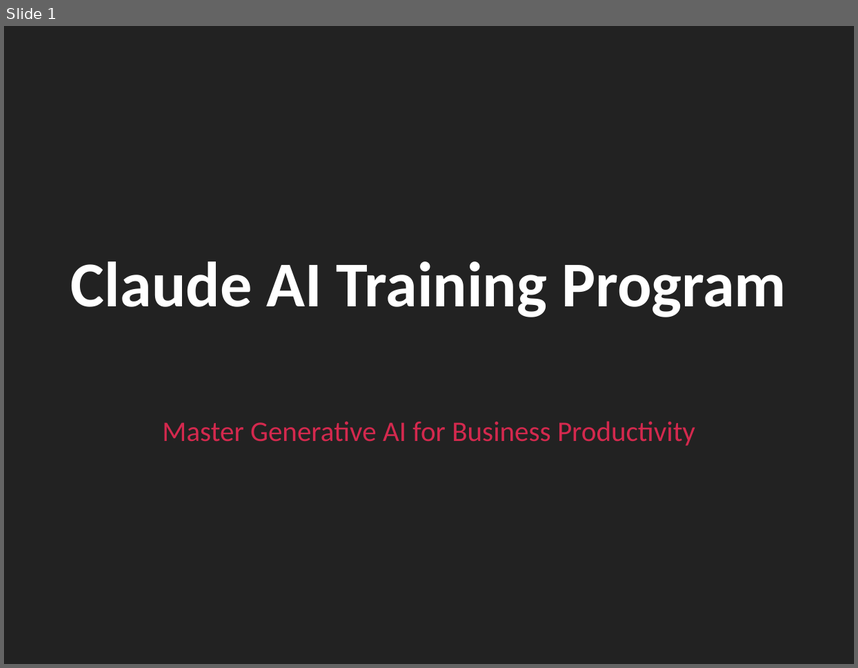
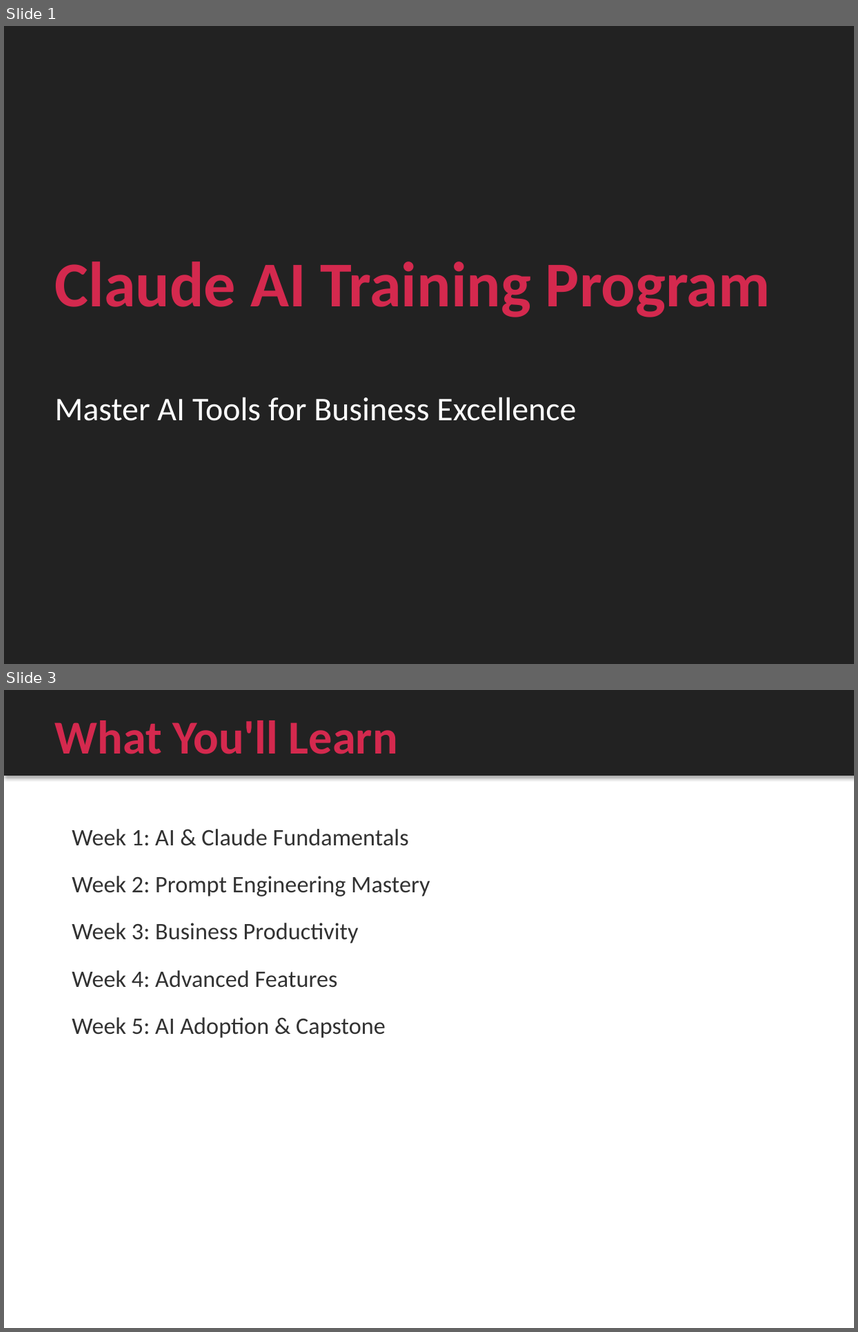
Before and after one commit to biswajitdas793-del/Self, a slide deck: training-program/presentation/Claude_AI_Training_Program.pptx. Shown one above the other, each under a label of ours: slide 1 before the commit, slides 1 and 3 after it; the slides between them are not shown. The pictures are 858x668 and 858x1332 pixels, drawn with LibreOffice and Linux fonts; fonts in the diff are those of the drawing. Boxes give left, top, right and bottom in pixels: in the first picture for what was removed or moved away, otherwise in the second. Text is boxed around its words. In the diff, an @@ line names an element or a change of style, - is before the commit and + after.

```diff
--- a/training-program/presentation/Claude_AI_Training_Program.pptx
+++ b/training-program/presentation/Claude_AI_Training_Program.pptx
@@ slide 3 added at (4,690,854,1328), background #FFFFFF @@
@@ rectangle added at (4,690,854,775), fill #222222, outline #222222 0.75 pt @@
@@ text added at (55,720,398,754), 40 pt, text #D4294E, bold @@
+What You'll Learn
@@ text added at (72,829,430,1038), 20 pt, text #323232 @@
+Week 1: AI & Claude Fundamentals
+Week 2: Prompt Engineering Mastery
+Week 3: Business Productivity
+Week 4: Advanced Features
+Week 5: AI Adoption & Capstone
@@ slide 1 changed as well @@
@@ text "Claude AI Training Program" at (55,261,771,317): text colour #FFFFFF to #D4294E; alignment centre to left @@
@@ text at (55,397,576,421): text changed; size 24 to 28 pt; text colour #D4294E to #FFFFFF @@
-Master Generative AI for Business Productivity
+Master AI Tools for Business Excellence
```
Also in this commit, not shown: 5 other slides changed, 91 other slides added, 111 slides removed, 1 other file.
